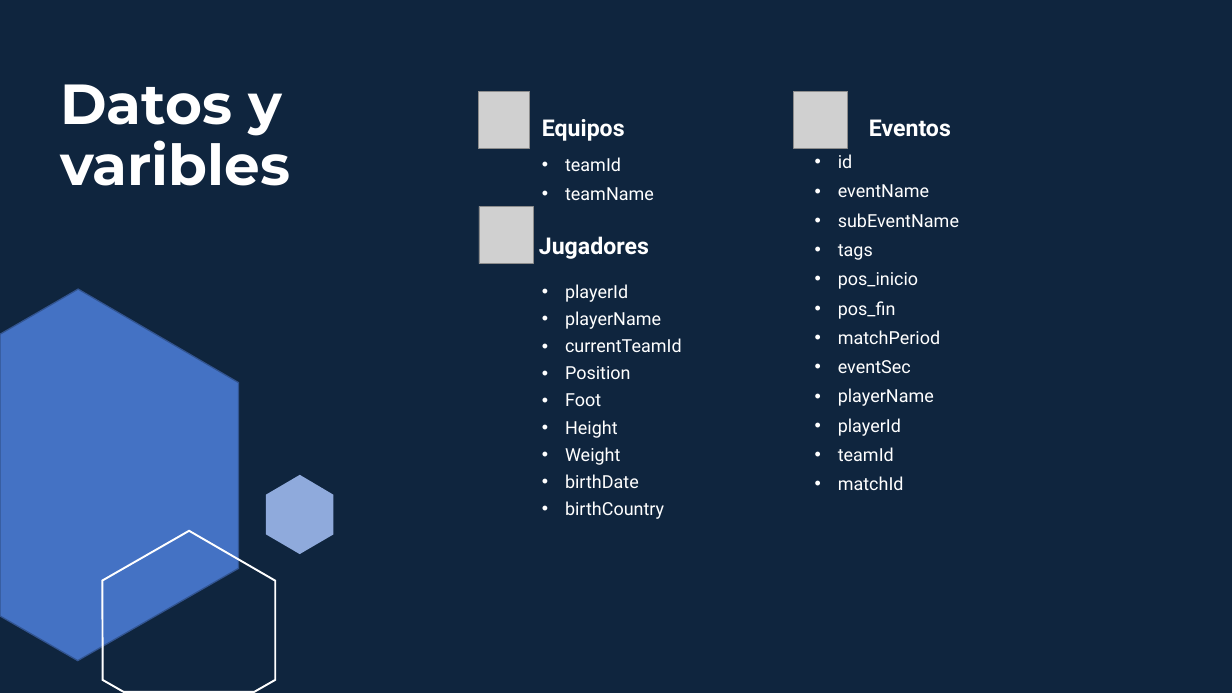
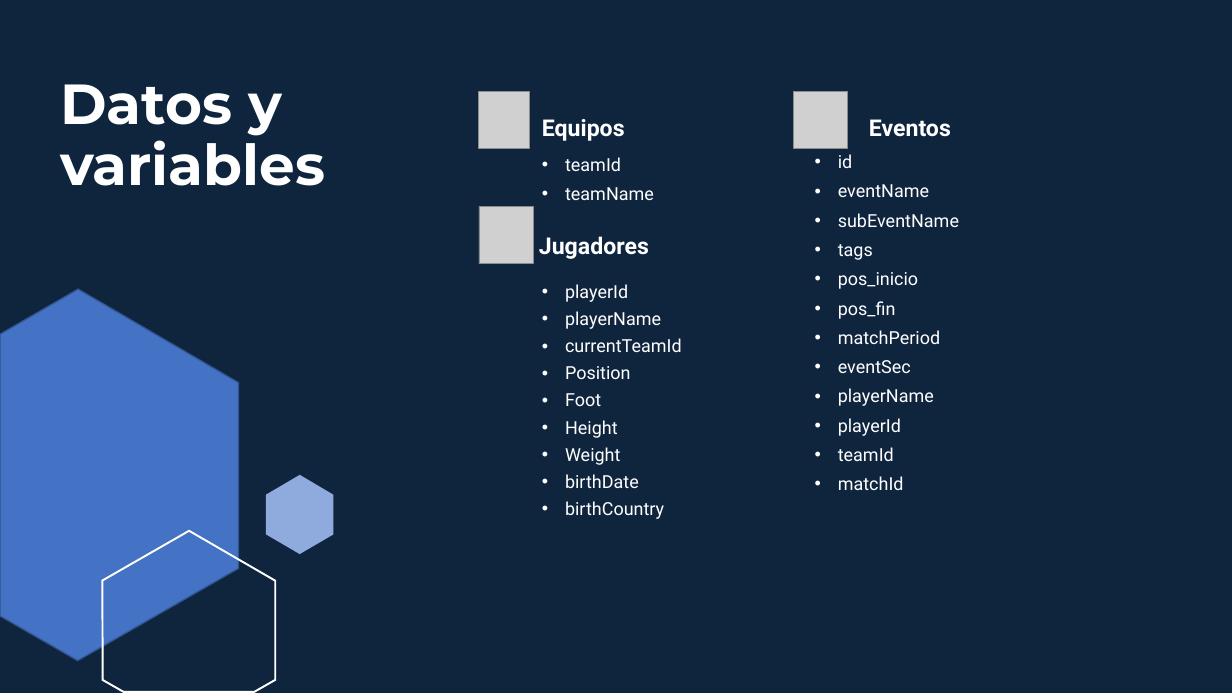
Before and after one commit to MarcosTardy/Sports_analytics_project_2, a slide deck: slide 3 of Analisis_eventos.pptx. Drawn at 1232x693 pixels with LibreOffice and Linux fonts; fonts in the diff are those of the drawing; grey boxes stand for pictures. Boxes give left, top, right and bottom in pixels: in the first picture for what was removed or moved away, otherwise in the second. Text is boxed around its words. In the diff, an @@ line names an element or a change of style, - is before the commit and + after.

```diff
--- a/Analisis_eventos.pptx
+++ b/Analisis_eventos.pptx
@@ title at (60,84,325,186): text changed @@
-Datos y varibles
+Datos y variables
```
Also in this commit, not shown: 3 other slides changed.
